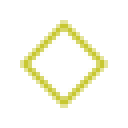
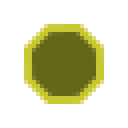
Two versions of the same layered image (w=128, h=128). Layer-by-layer changes:
renamed "Rectangle 1" to "Polygon 1", painted on it over [20, 20, 108, 108]
